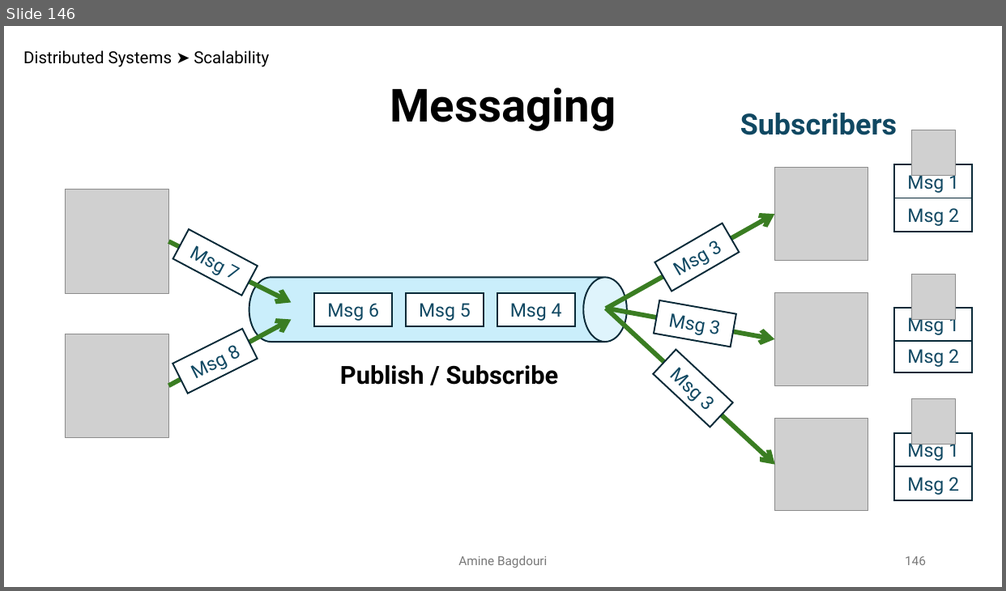
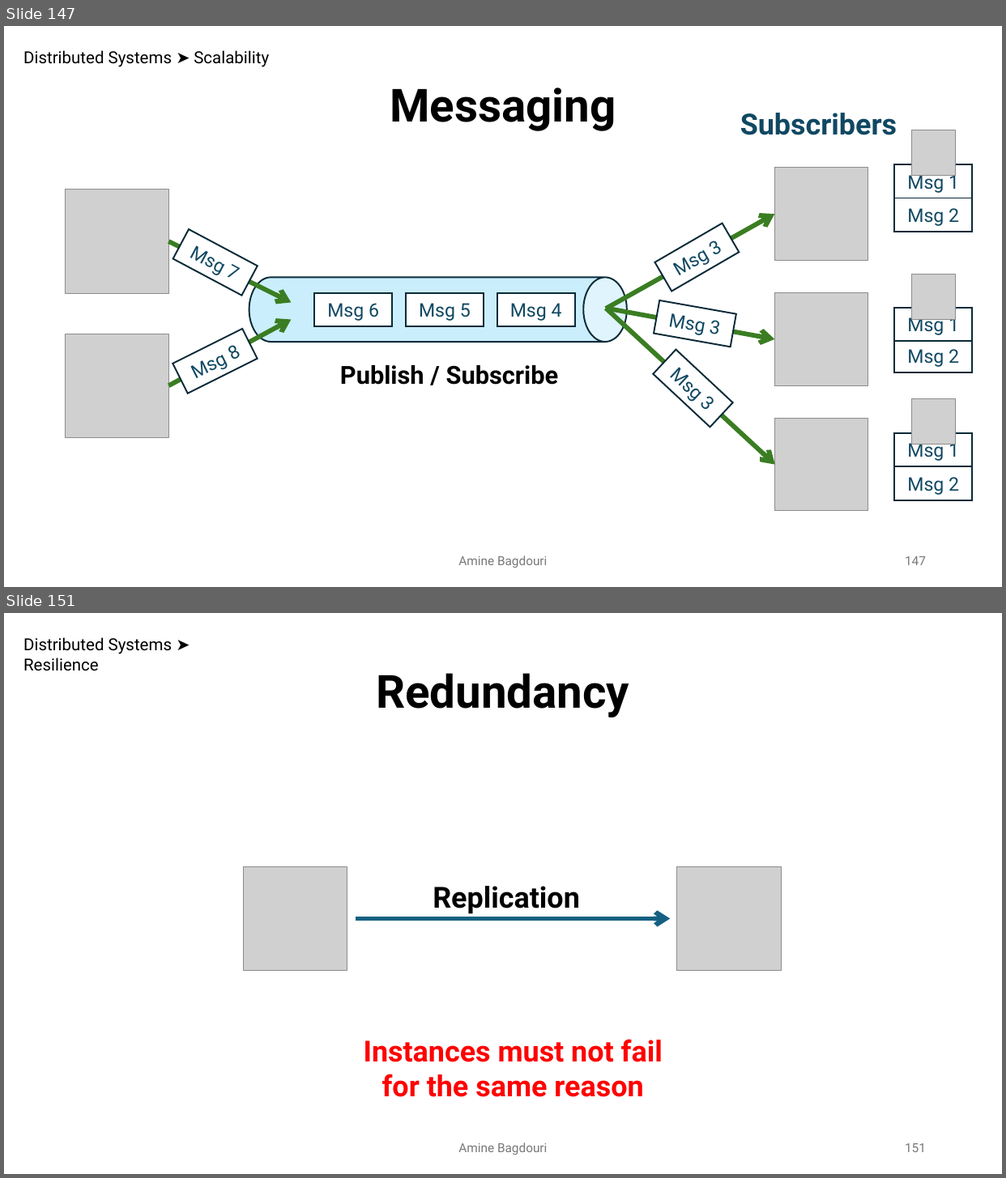
Before and after one commit to aminebag/distributed_systems, a slide deck: distributed_architectures.pptx. Shown one above the other, each under a label of ours: slide 146 before the commit, slides 147 and 151 after it; the slides between them are not shown. The pictures are 1006x591 and 1006x1178 pixels, drawn with LibreOffice and Linux fonts; fonts in the diff are those of the drawing; grey boxes stand for pictures. Boxes give left, top, right and bottom in pixels: in the first picture for what was removed or moved away, otherwise in the second. Text is boxed around its words. In the diff, an @@ line names an element or a change of style, - is before the commit and + after.

```diff
--- a/distributed_architectures.pptx
+++ b/distributed_architectures.pptx
@@ slide 151 added at [4, 613, 1002, 1174], background #FFFFFF @@
@@ text added at [23, 637, 172, 671], 16 pt, text #000000 @@
+Distributed Systems ➤ Resilience
@@ text added at [376, 673, 629, 717], 44 pt, text #000000, bold @@
+Redundancy
@@ picture added at [244, 867, 347, 971] @@
@@ picture added at [677, 867, 781, 971] @@
@@ text added at [432, 886, 580, 914], 28 pt, text #000000, bold @@
+Replication
@@ arrow added from (356, 919) to (671, 919), #156082 4.5 pt @@
@@ text added at [364, 1039, 663, 1097], 28 pt, text #FF0000, bold @@
+Instances must not fail for the same reason
@@ text added at [458, 1143, 547, 1155], 12 pt, text #797979 @@
+Amine Bagdouri
@@ page number added at [905, 1144, 926, 1152], 12 pt, text #797979 @@
+151
@@ what was slide 146 is now slide 147 @@
@@ page number at [905, 557, 926, 565]: text changed @@
-146
+147
```
Also in this commit, not shown: 1 slide changed, 11 other slides added, 1 other file.
